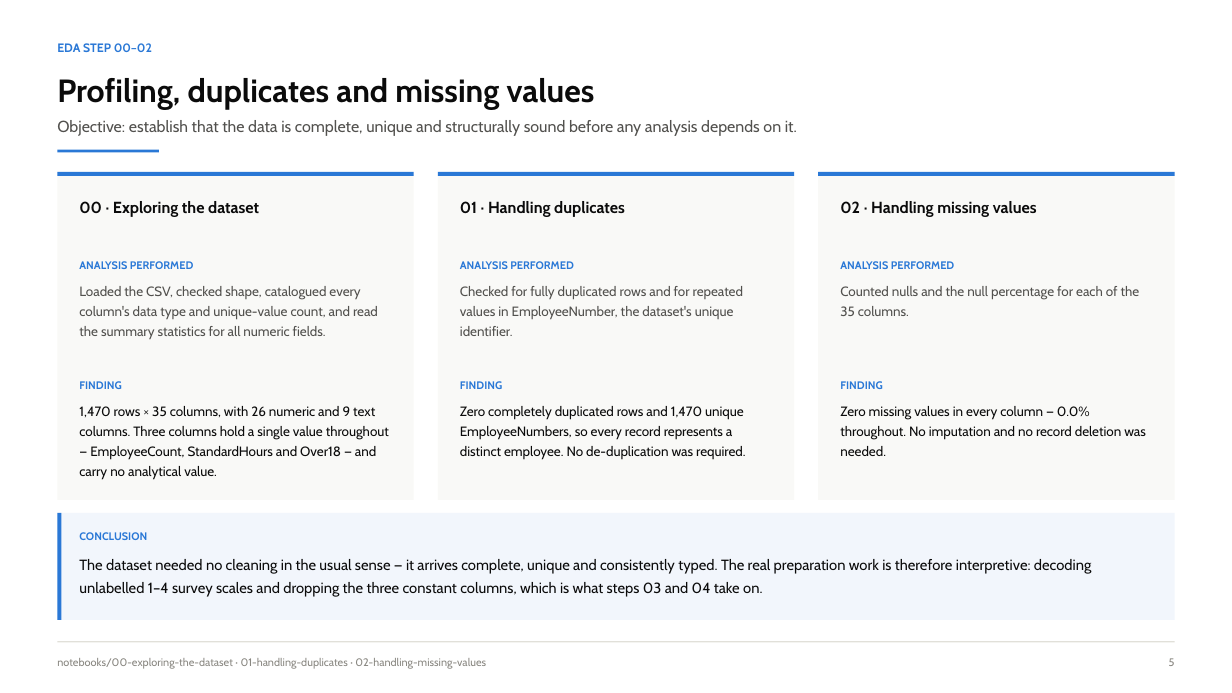
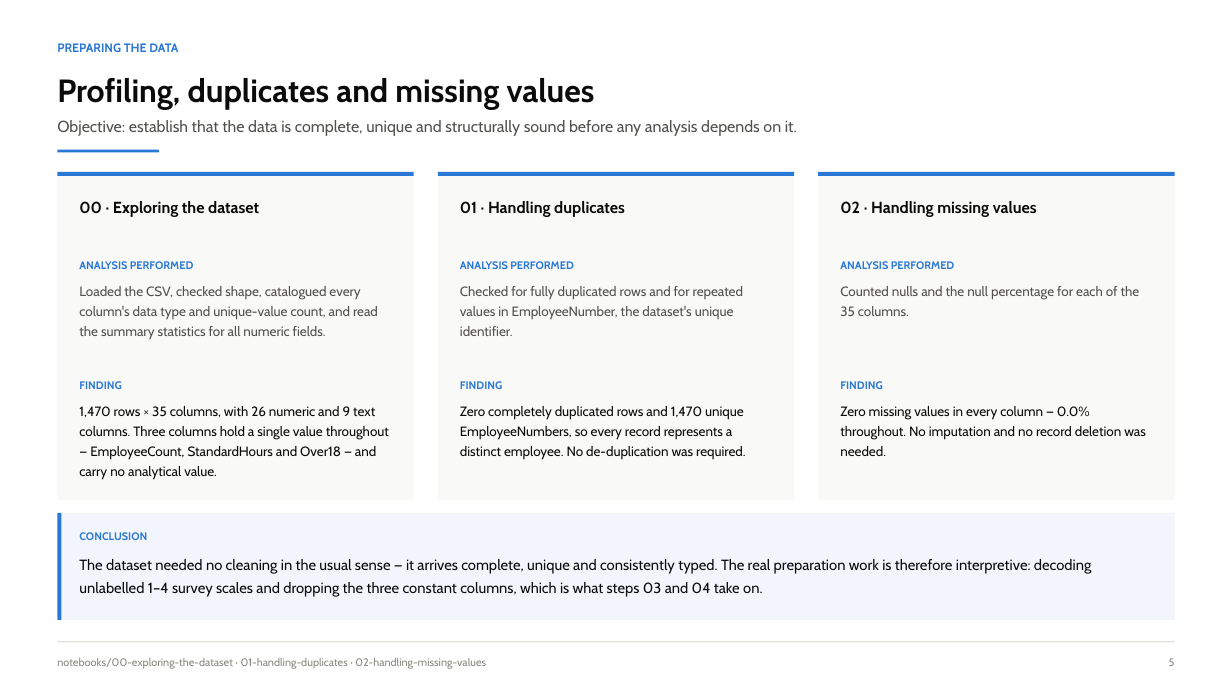
Before and after one commit to NPower-JDA-Cohort-2026/ibm-analytics-attrition-eda, a slide deck: slide 5 of presentation/IBM_Attrition_EDA_Team_Presentation.pptx. Drawn at 1232x693 pixels with LibreOffice and Linux fonts; fonts in the diff are those of the drawing. Boxes give left, top, right and bottom in pixels: in the first picture for what was removed or moved away, otherwise in the second. Text is boxed around its words. In the diff, an @@ line names an element or a change of style, - is before the commit and + after.

```diff
--- a/presentation/IBM_Attrition_EDA_Team_Presentation.pptx
+++ b/presentation/IBM_Attrition_EDA_Team_Presentation.pptx
@@ text removed at bbox=[57, 43, 152, 52] @@
-EDA STEP 00–02
@@ text added at bbox=[57, 43, 178, 52], 9.5 pt, text #2A78D6, bold @@
+PREPARING THE DATA
```
Also in this commit, not shown: 12 other slides changed.
